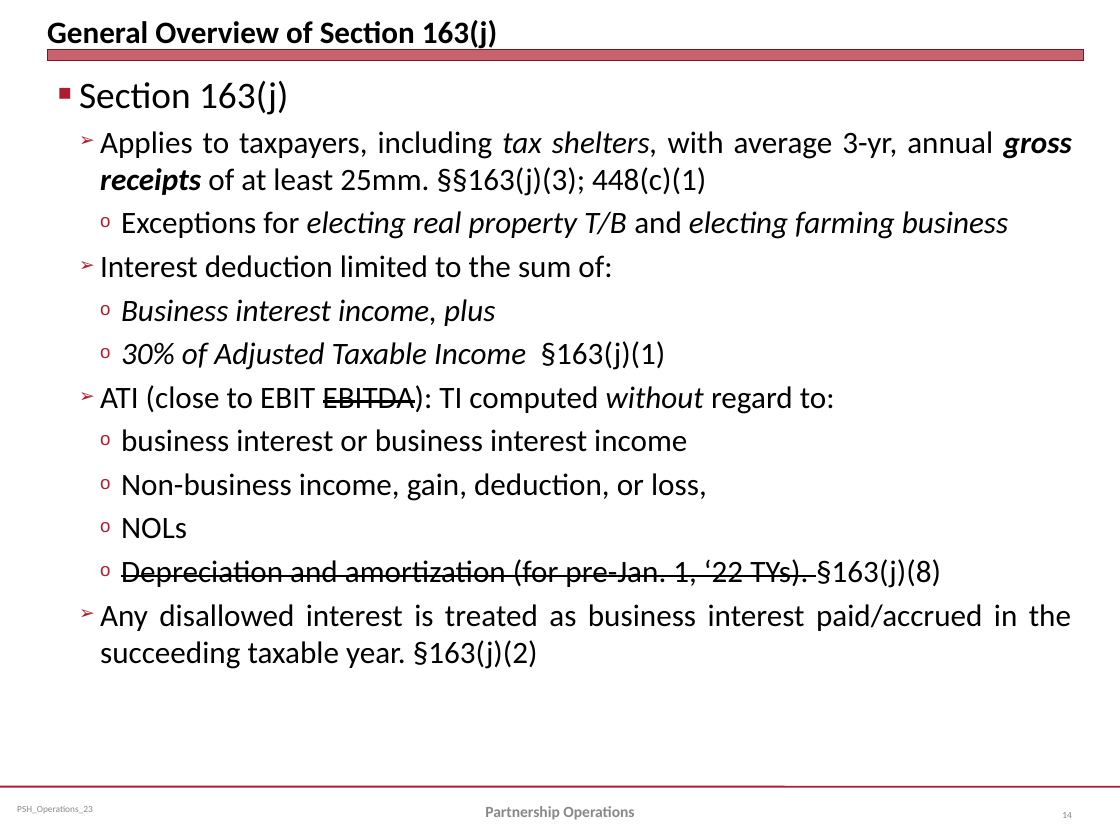
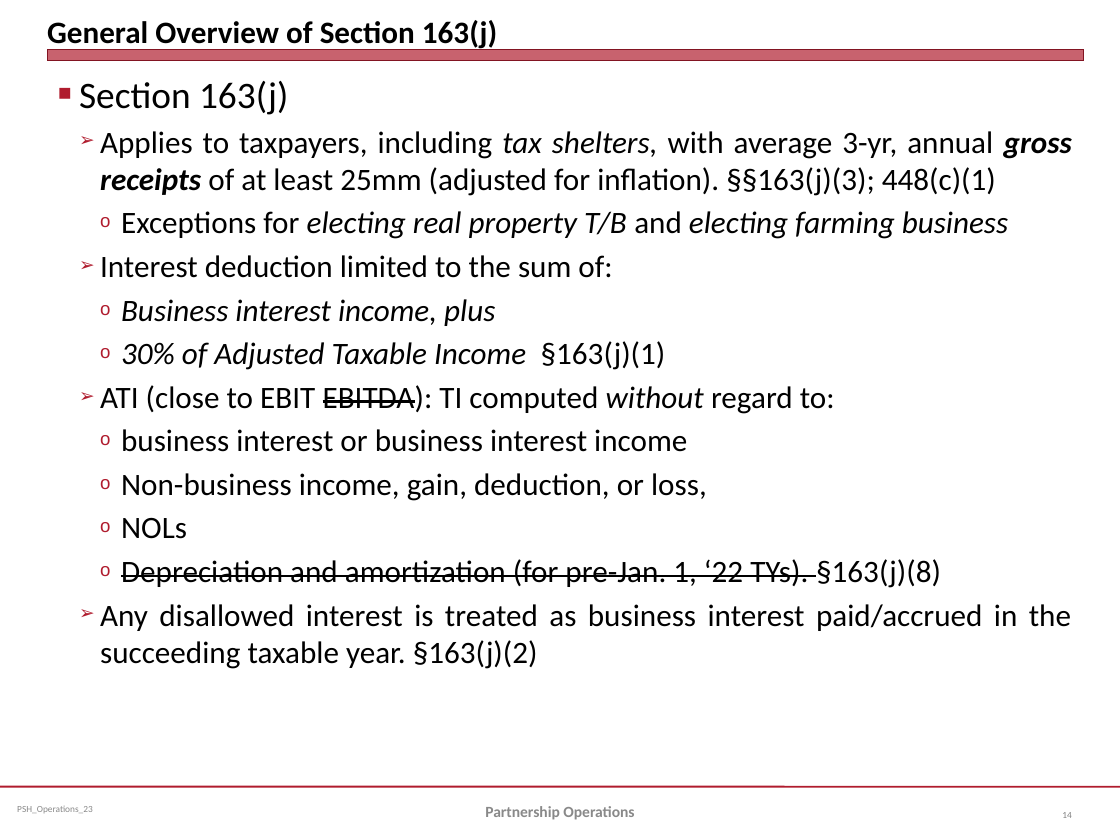
Before and after one commit to jmc877/Partnership-Tax, a slide deck: slide 14 of slides/PSH_Operations_23.pptx. Drawn at 1120x840 pixels with LibreOffice and Linux fonts; fonts in the diff are those of the drawing. Boxes give left, top, right and bottom in pixels: in the first picture for what was removed or moved away, otherwise in the second. Text is boxed around its words. In the diff, an @@ line names an element or a change of style, - is before the commit and + after.

```diff
--- a/slides/PSH_Operations_23.pptx
+++ b/slides/PSH_Operations_23.pptx
@@ text at [100,131,1072,196]: text changed @@
-  ➢ Applies to taxpayers, including tax shelters, with average 3-yr, annual gross receipts of at least 25mm. §§163(j)(3); 448(c)(1)
+  ➢ Applies to taxpayers, including tax shelters, with average 3-yr, annual gross receipts of at least 25mm (adjusted for inflation). §§163(j)(3); 448(c)(1)
```
Also in this commit, not shown: 7 other slides changed, 5 other files.
